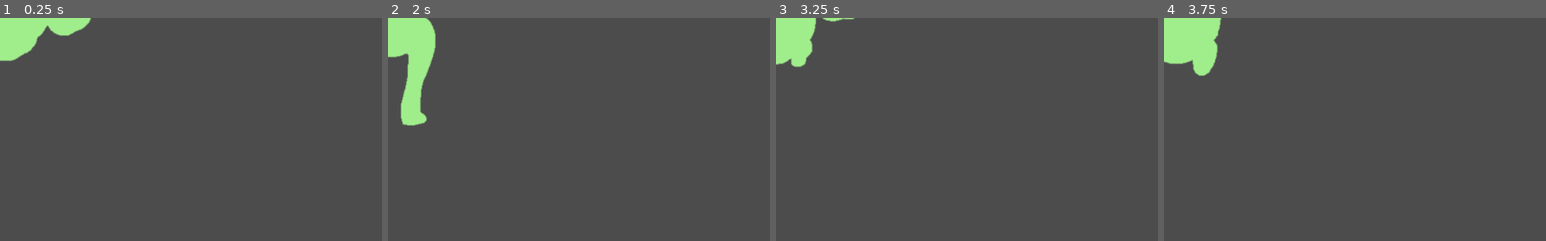
Above: before the commit, frames 1-4 (left to right).
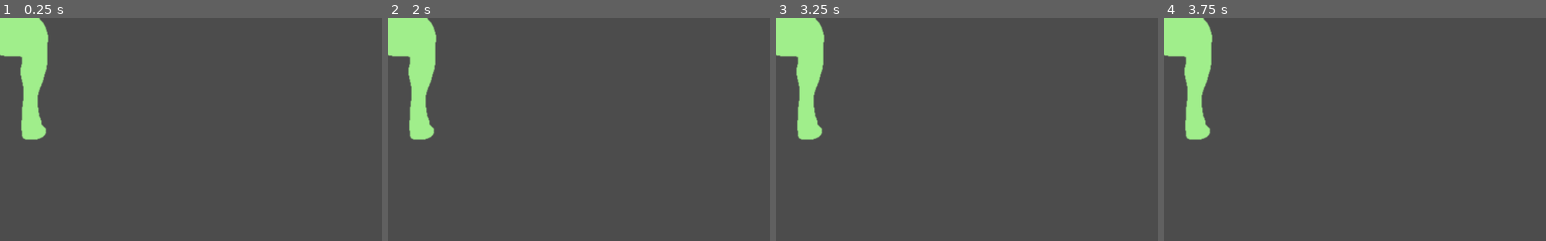
Above: after the commit, the same moments.

Repository: ZeeHatcher/project-vlastos
Game: Godot game, scene res://entities/enemy/enemy.tscn
The game is run twice, just before and just after one commit, with the same random seed, the same clock (stepped at 60 frames per second) and the same inputs. The project has no main scene, so this scene is started directly.
Inputs (mouse positions are % of the whole screen's width and height, from its top left):
- Up to frame 1 (0.25 s): no input
- Up to frame 2 (2 s): move the mouse to (72, 45) at 0.52 s; press the mouse at (72, 45) at 0.53 s; hold D (right) 0.53-1.28 s; move the mouse to (30, 55) at 1.27 s; release the mouse at (30, 55) at 1.28 s; hold S (down) from 1.28 s (still down); click (30, 55) at 1.35 s
- Up to frame 3 (3.25 s): move the mouse to (60, 28) at 2.02 s; release S (down) at 2.03 s; press the mouse at (60, 28) at 2.03 s; hold D (right) 2.03-2.78 s; move the mouse to (45, 70) at 2.77 s; release the mouse at (45, 70) at 2.78 s; hold W (up) from 2.78 s (still down); click (45, 70) at 2.85 s
- Up to frame 4 (3.75 s): move the mouse to (80, 65) at 3.52 s; release W (up) at 3.53 s; press the mouse at (80, 65) at 3.53 s; hold A (left) from 3.53 s (still down)
The pictures show only the part of the screen within x 0-50%, y 0-50%; the shares and areas given below are measured in that part.

The runs differ from the first frame. In frame 1, 3.4% of the frame differs, in the area x 0-24%, y 0-55%; in frame 2, 1.6%; in frame 3, 2.8%; in frame 4, 2.3%.

Commit message:
stopped enemy animation from playing

Diff:
--- a/entities/enemy/enemy.tscn
+++ b/entities/enemy/enemy.tscn
@@ -78,8 +78,6 @@
 
 [node name="AnimatedSprite" type="AnimatedSprite" parent="."]
 frames = SubResource( 12 )
-frame = 4
-playing = true
 
 [node name="CollisionShape2D" type="CollisionShape2D" parent="."]
 shape = SubResource( 13 )
